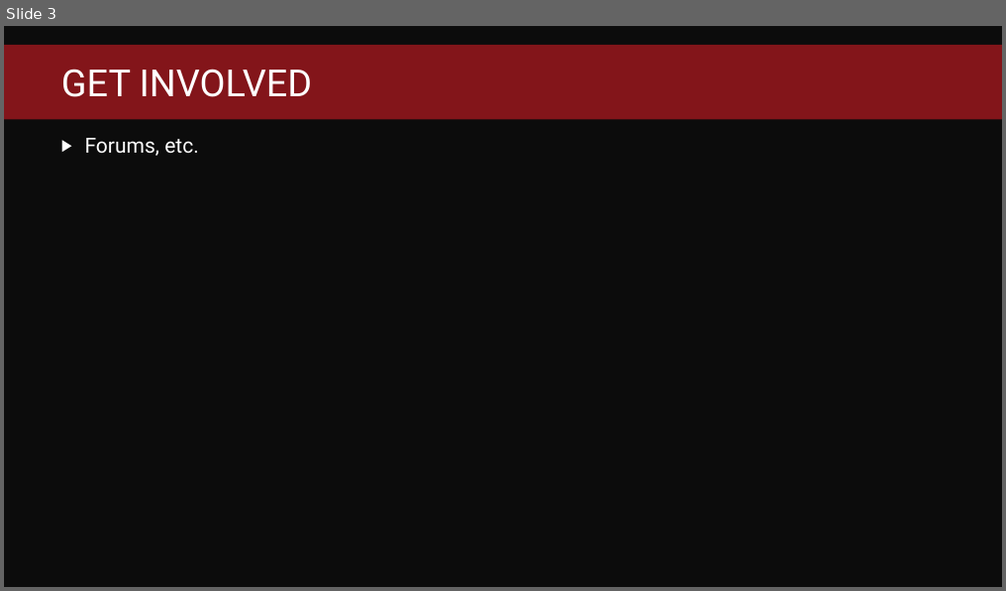
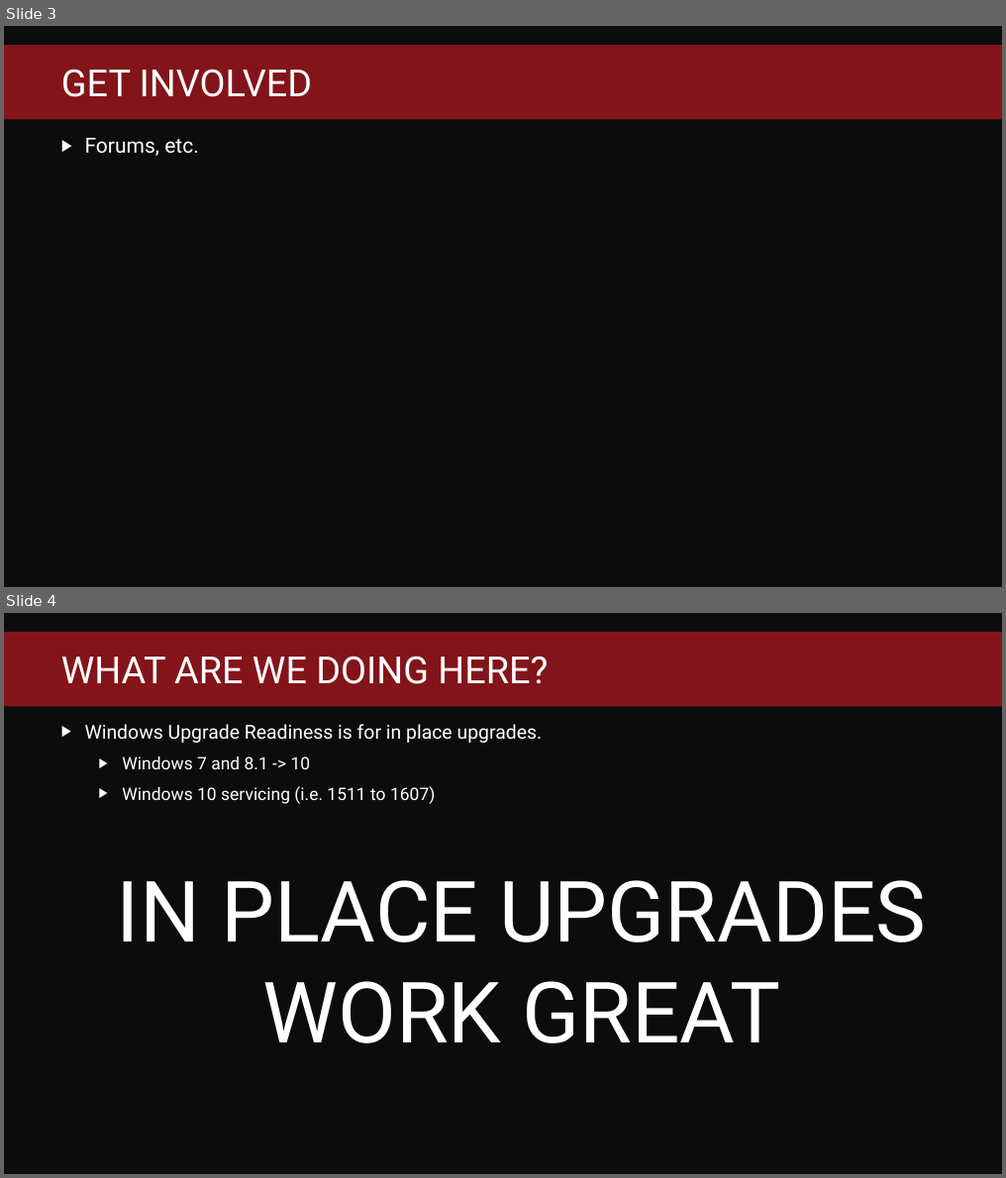
Before and after one commit to fredbainbridge/WindowsUpgradeReadiness, a slide deck: MMS 2017 - Windows Upgrade Readiness.pptx. Shown one above the other, each under a label of ours: slide 3 before the commit, slides 3 and 4 after it. The pictures are 1006x591 and 1006x1178 pixels, drawn with LibreOffice and Linux fonts; fonts in the diff are those of the drawing; background and template pictures are left out. Boxes give left, top, right and bottom in pixels: in the first picture for what was removed or moved away, otherwise in the second. Text is boxed around its words. In the diff, an @@ line names an element or a change of style, - is before the commit and + after.

Commit message:
added windows upgrade tips

```diff
--- a/MMS 2017 - Windows Upgrade Readiness.pptx
+++ b/MMS 2017 - Windows Upgrade Readiness.pptx
@@ slide 4 added at <box>4,613,1002,1174</box>, background #0C0C0C; not listed: 1 template element that a slide beside it also shows @@
@@ title added at <box>61,656,548,684</box>, 36 pt, text #FFFFFF @@
+WHAT ARE WE DOING HERE?
@@ text added at <box>85,724,927,1044</box>, 16.6 pt, text #FFFFFF @@
+▶ Windows Upgrade Readiness is for in place upgrades.
+  ▶ Windows 7 and 8.1 -> 10
+  ▶ Windows 10 servicing (i.e. 1511 to 1607)
+  IN PLACE UPGRADES WORK GREAT
```
Also in this commit, not shown: 2 slides changed, 2 other slides added.
